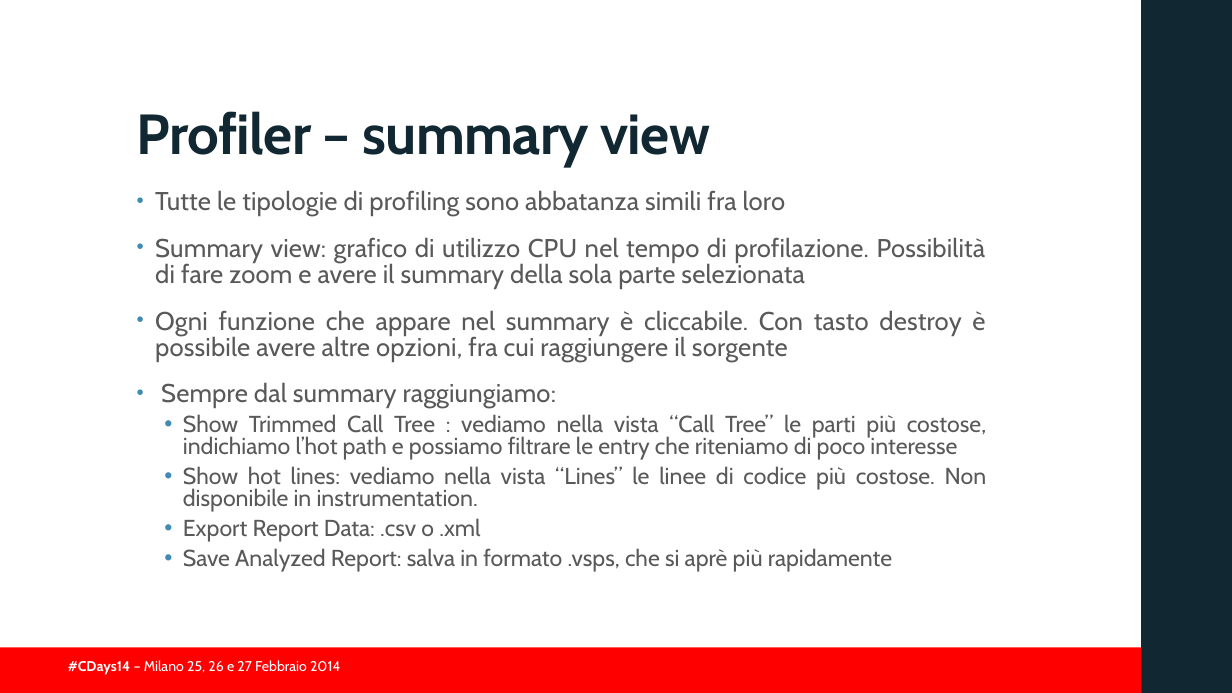
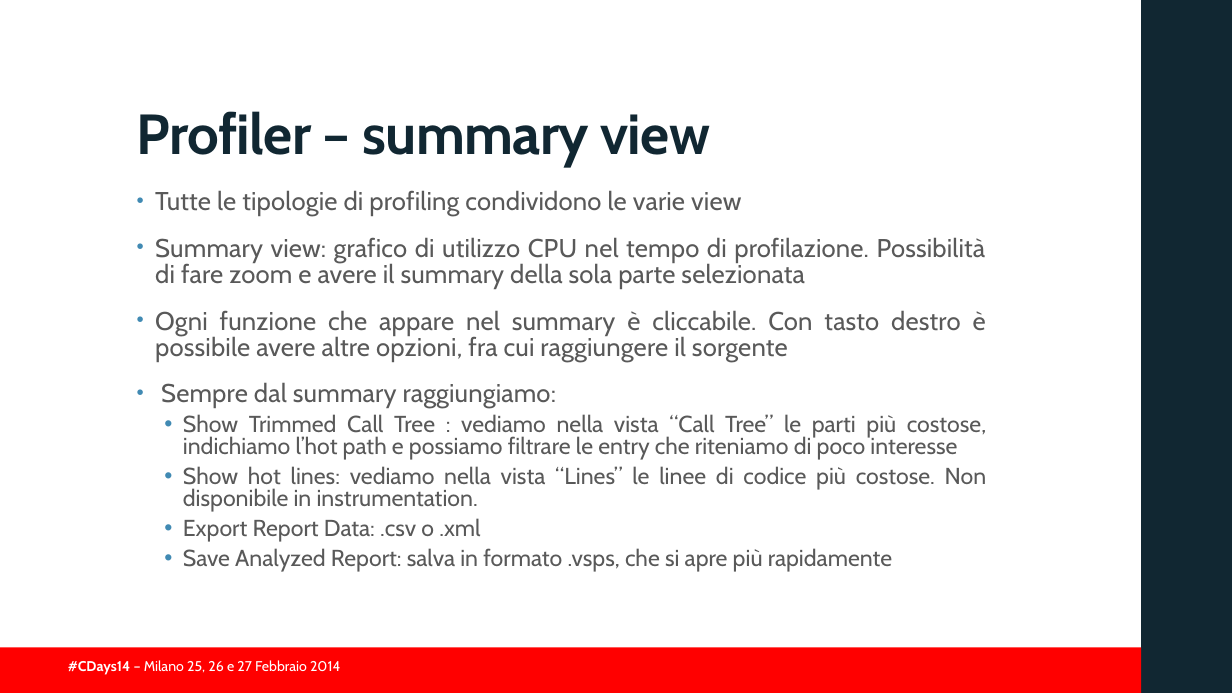
Before and after one commit to guidop/CDays14, a slide deck: slide 32 of presentazioneCDAYS2014.pptx. Drawn at 1232x693 pixels with LibreOffice and Linux fonts; fonts in the diff are those of the drawing; background and template pictures are left out. Boxes give left, top, right and bottom in pixels: in the first picture for what was removed or moved away, otherwise in the second. Text is boxed around its words. In the diff, an @@ line names an element or a change of style, - is before the commit and + after.

```diff
--- a/presentazioneCDAYS2014.pptx
+++ b/presentazioneCDAYS2014.pptx
@@ text at (155, 190, 741, 216): text changed @@
-• Tutte le tipologie di profiling sono abbatanza simili fra loro
+• Tutte le tipologie di profiling condividono le varie view
@@ text at (155, 310, 986, 361): text changed @@
-• Ogni funzione che appare nel summary è cliccabile. Con tasto destroy è possibile avere altre opzioni, fra cui raggiungere il sorgente
+• Ogni funzione che appare nel summary è cliccabile. Con tasto destro è possibile avere altre opzioni, fra cui raggiungere il sorgente
@@ text at (183, 548, 892, 572): text changed @@
-  • Save Analyzed Report: salva in formato .vsps, che si aprè più rapidamente
+  • Save Analyzed Report: salva in formato .vsps, che si apre più rapidamente
```
Also in this commit, not shown: 25 other slides changed, 1 slide removed, 3 other files.
